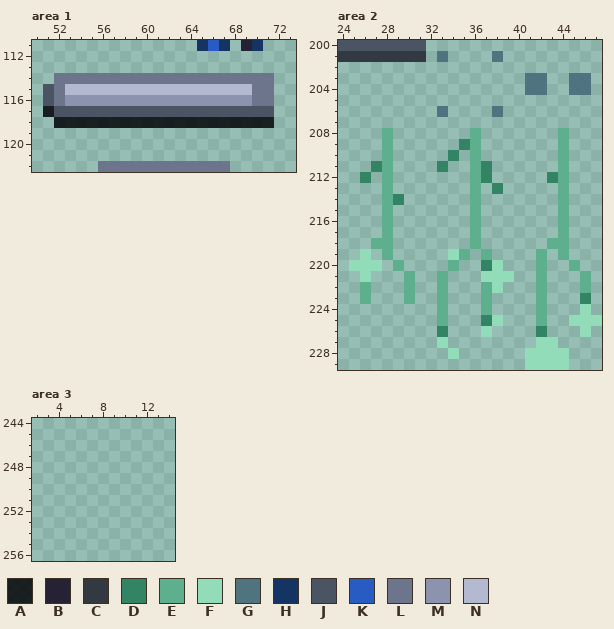
One commit to this pixel-art file: rawAssets/tilesheet.aseprite. The picture above is the old version.
128x2048 pixels, 1 frame. Colours within 5 levels of each other are drawn and written as one. Shown: area 1: x 50..73, y 111..122; area 2: x 24..47, y 200..229; area 3: x 2..14, y 244..256. The commit also changed other parts of the picture, which this record leaves out.
Palette (. is transparent): A #060609dc  B #242234  C #333941  D #328464  E #5daf8d  F #92dcba  G #4f747f  H #143464  J #4a5462  K #285cc4  L #6d758d  M #8b93af  N #b3b9d1
The result:
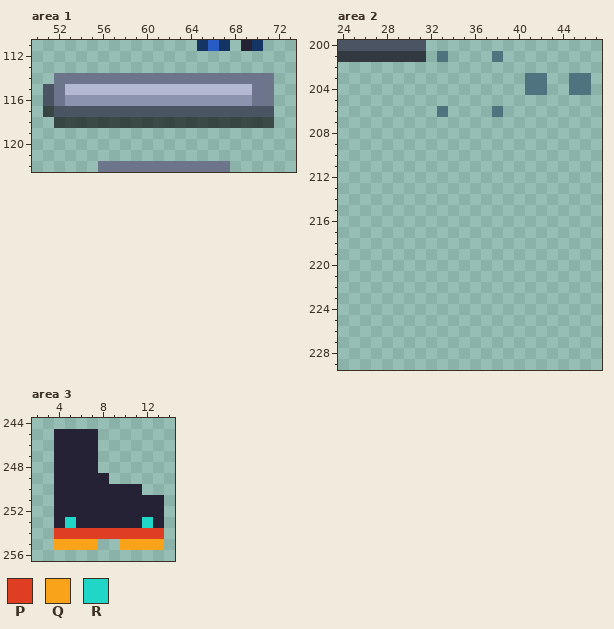
Colours new in this view: P #df3e23  Q #f9a31b  R #20d6c7
What changed:
layer "Layer 3" removed
Colour A changes from #060609dc to #060608a1.
Area 2:
The edit erases colour D in row 209 at x 35; in row 210 at x 34; in row 211 at x 27, 33 and 37; in row 212 at x 26, 37 and 43; in row 213 at x 38; in row 214 at x 29.
The edit erases colour D in row 220 at x 37; in row 223 at x 46; in row 225 at x 37; in row 226 at x 33 and 42.
The edit erases colour E in rows 208 to 217 at x 28, 36 and 44; in row 218 at x 27 to 28, 36 and 43 to 44; in row 219 at x 28, 35, 37, 42 and 44; in row 220 at x 29, 34, 42 and 45; in row 221 at x 30, 33, 42 and 46; in row 222 at x 26, 30, 33, 37, 42 and 46.
The edit erases colour E in row 223 at x 26, 30, 33, 37 and 42; in row 224 at x 33, 37 and 42; in row 225 at x 33 and 42.
The edit erases colour F in row 219 at x 26 and 34; in row 220 at x 25 to 27 and 38; in row 221 at x 26 and 37 to 39; in row 222 at x 38; in row 224 at x 46; in row 225 at x 38 and 45 to 47.
The edit erases colour F in row 226 at x 37 and 46; in row 227 at x 33 and 42 to 43; in row 228 at x 34 and 41 to 44; in row 229 at x 41 to 44.
Area 3, layer "Flattened":
The edit adds colour B in rows 245 to 248 at x 4 to 7; in row 249 at x 4 to 8; in row 250 at x 4 to 11; in rows 251 to 252 at x 4 to 13; in row 253 at x 4, 6 to 11 and 13.
The edit adds colour P in row 254 at x 4 to 13.
The edit adds colour Q in row 255 at x 4 to 7 and 10 to 13.
The edit adds colour R in row 253 at x 5 and 12.
Changed places in both pictures, as pixel boxes (x1, y1, x2, y2):
changed: (43, 106, 274, 128)
erased: (349, 128, 602, 370)
added: (54, 429, 164, 550)
